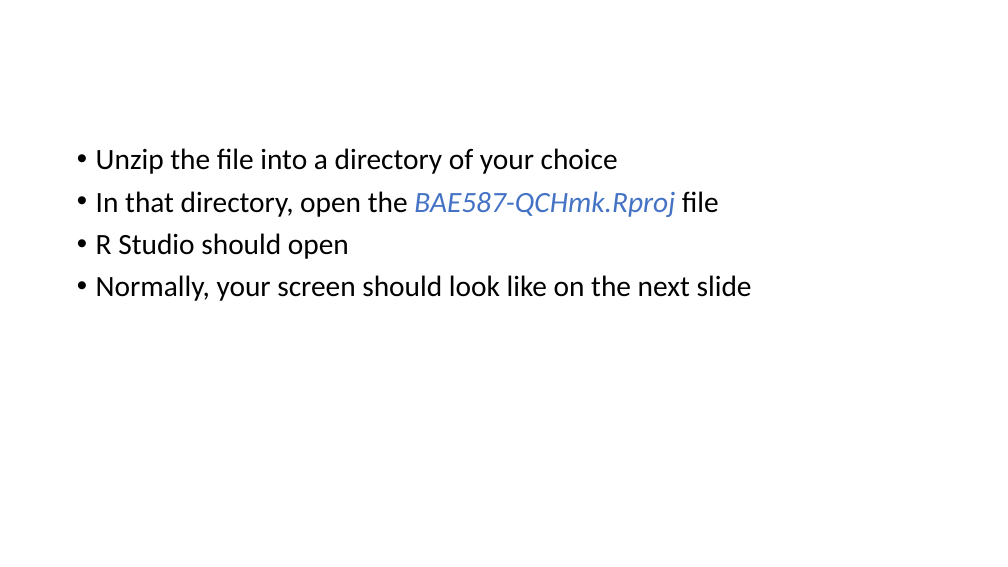
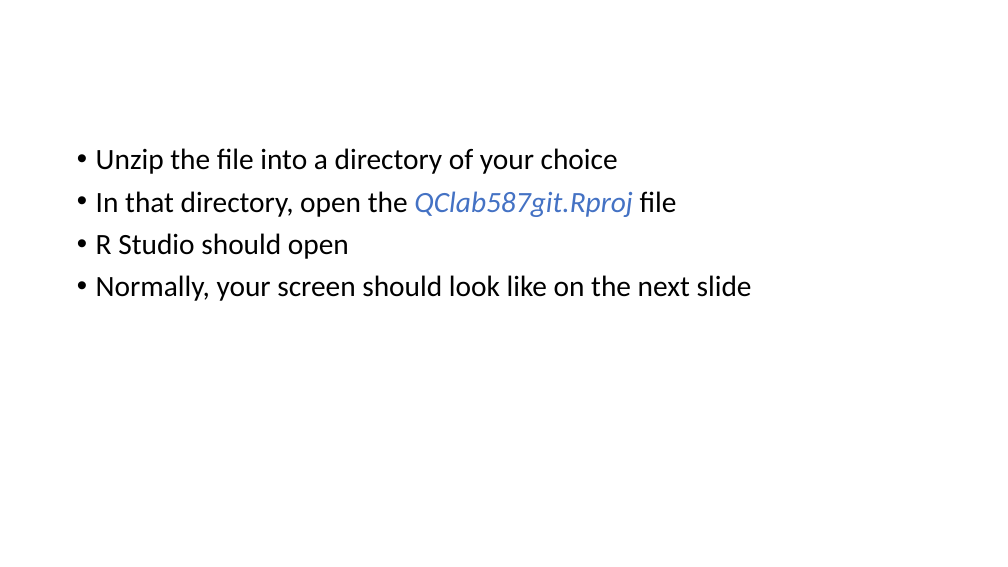
Before and after one commit to francoisbirgand/QClab587, a slide deck: slide 26 of BAE587-QCHmk5-usingR.pptx (slide 27 before the commit). Drawn at 1008x567 pixels with LibreOffice and Linux fonts; fonts in the diff are those of the drawing. Boxes give left, top, right and bottom in pixels: in the first picture for what was removed or moved away, otherwise in the second. Text is boxed around its words. In the diff, an @@ line names an element or a change of style, - is before the commit and + after.

```diff
--- a/BAE587-QCHmk5-usingR.pptx
+++ b/BAE587-QCHmk5-usingR.pptx
@@ text at bbox=[96, 191, 677, 217]: text changed @@
-• In that directory, open the BAE587-QCHmk.Rproj file
+• In that directory, open the QClab587git.Rproj file
```
Also in this commit, not shown: 6 other slides changed, 3 slides added, 4 slides removed, 3 other files.
